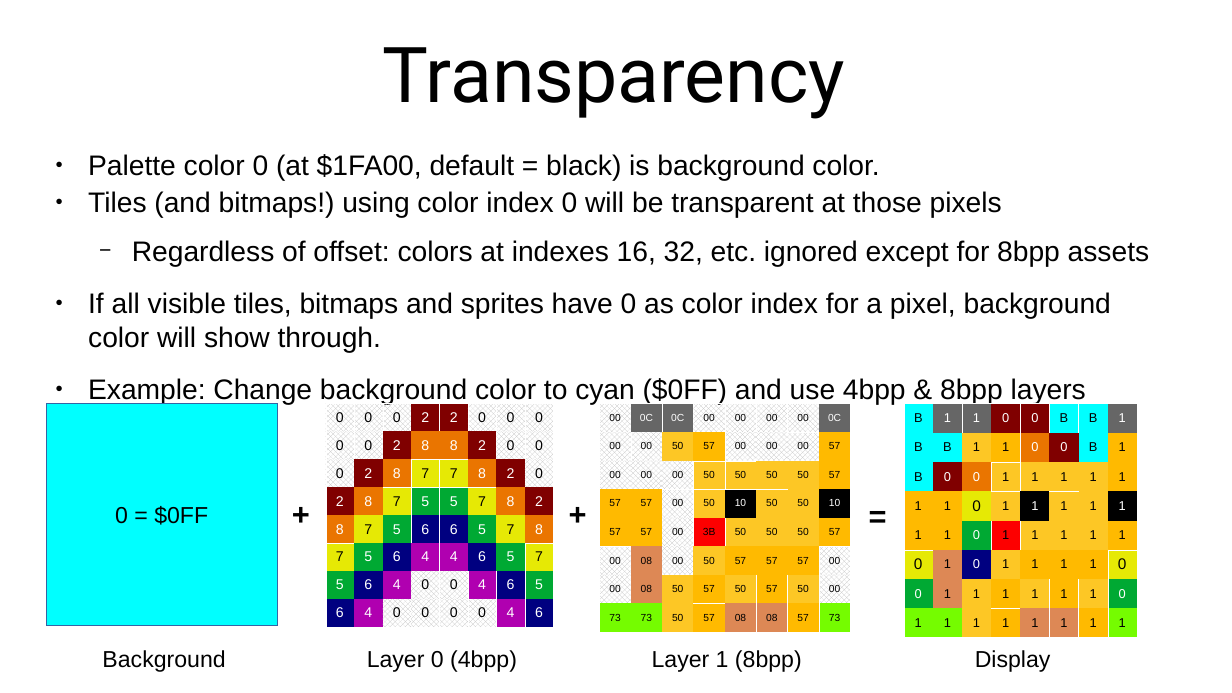
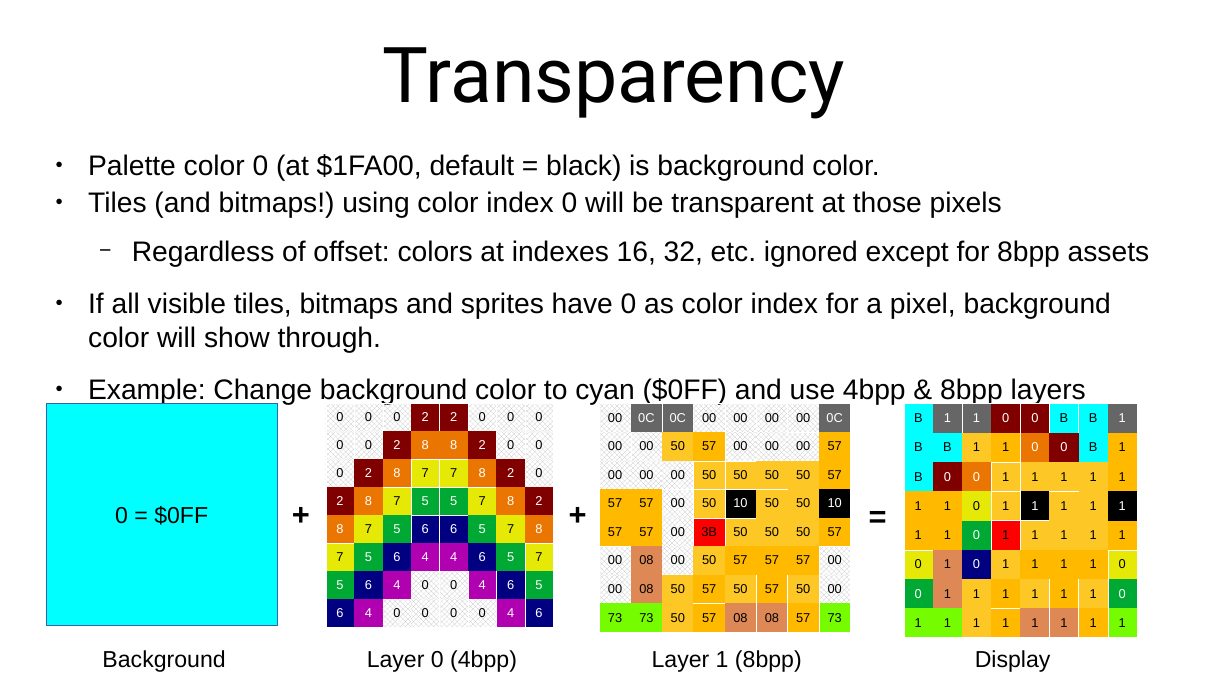
Before and after one commit to SlithyMatt/x16-assembly-tutorial, a slide deck: slide 9 of Lesson12/Lesson12.odp. Drawn at 1232x693 pixels with LibreOffice and Linux fonts; fonts in the diff are those of the drawing. Boxes give left, top, right and bottom in pixels: in the first picture for what was removed or moved away, otherwise in the second. Text is boxed around its words. In the diff, an @@ line names an element or a change of style, - is before the commit and + after.

```diff
--- a/Lesson12/Lesson12.odp
+++ b/Lesson12/Lesson12.odp
@@ table at [325,404,555,628] @@
@@ size 11 to 10 pt @@
@@ borders changed @@
@@ table at [599,404,850,632] @@
@@ size 8 to 10 pt @@
@@ borders changed @@
@@ table at [904,404,1140,638] @@
@@ size 12 to 10 pt in "0", "0", "0" @@
@@ borders changed @@
```
Also in this commit, not shown: 3 other slides changed, 2 slides added, 1 slide removed, 1 other file.
